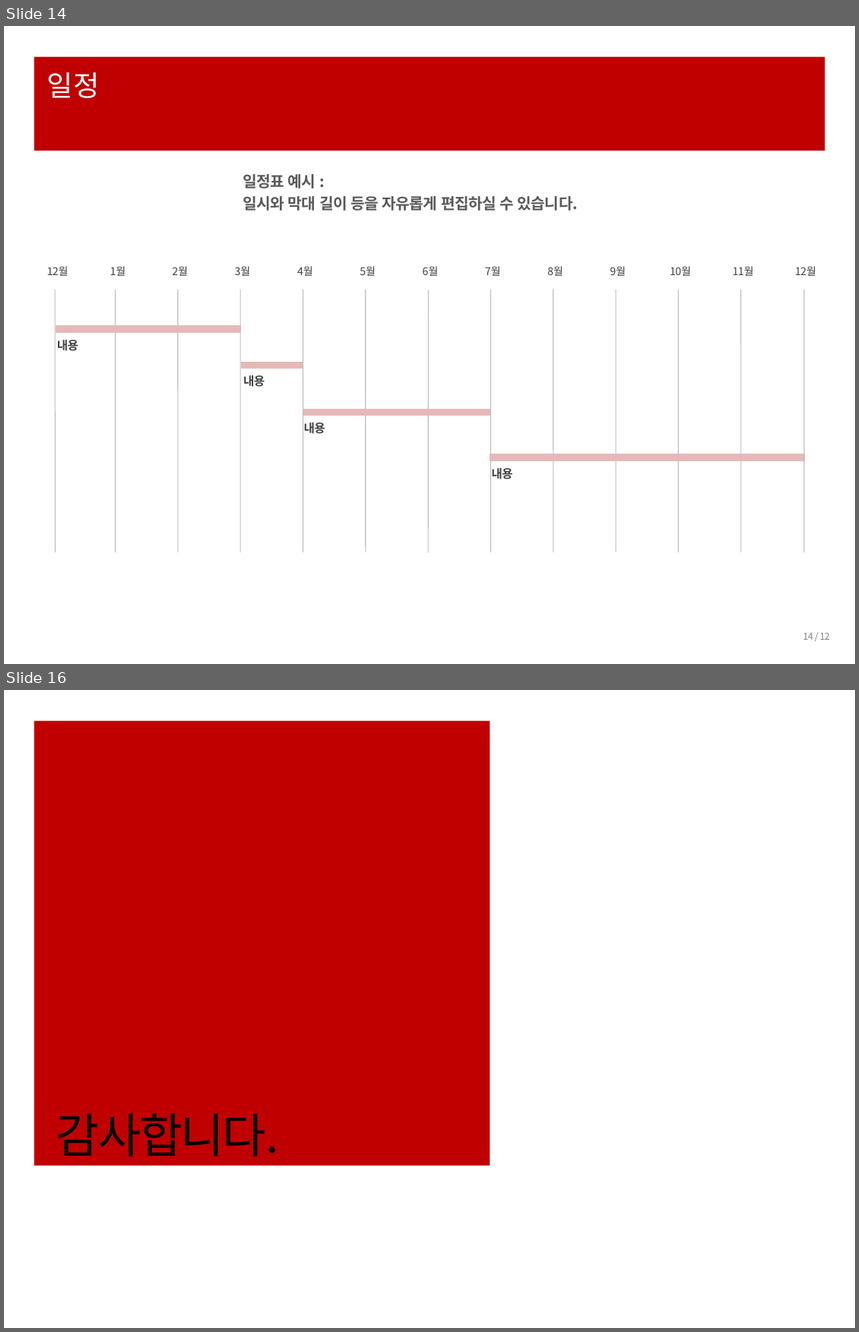
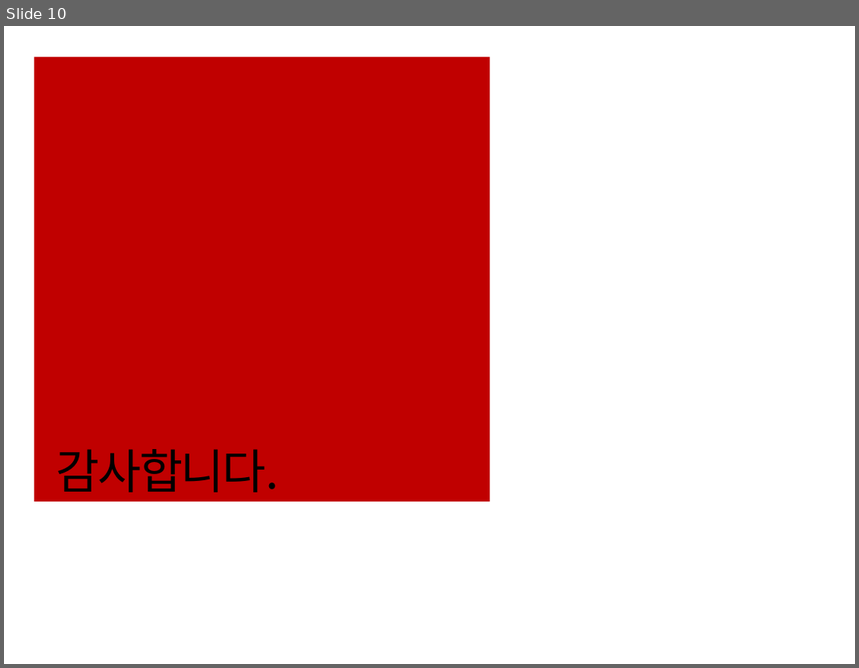
Before and after one commit to ParkHwan/R-studio, a slide deck: project/발표용(이경재) ppt.pptx. Shown one above the other, each under a label of ours: slides 14 and 16 before the commit, slide 10 after it; the slides between them are not shown. The pictures are 859x1332 and 859x668 pixels, drawn with LibreOffice and Linux fonts; fonts in the diff are those of the drawing. Boxes give left, top, right and bottom in pixels: in the first picture for what was removed or moved away, otherwise in the second. Text is boxed around its words. In the diff, an @@ line names an element or a change of style, - is before the commit and + after.

```diff
--- a/project/발표용(이경재) ppt.pptx
+++ b/project/발표용(이경재) ppt.pptx
@@ slide 14 removed at (4, 26, 855, 664), background #FFFFFF @@
@@ rectangle removed at (34, 56, 825, 151) @@
@@ title removed at (47, 72, 100, 98) @@
-일정
@@ text removed at (243, 174, 578, 211) @@
-일정표 예시 :
-일시와 막대 길이 등을 자유롭게 편집하실 수 있습니다.
@@ group removed at (47, 266, 816, 553): 18 lines, 17 texts @@
-1월
-2월
-3월
-4월
-5월
-6월
-7월
-8월
-9월
-10월
-11월
-12월
-내용
-내용
-내용
-내용
-12월
@@ page number removed at (804, 633, 830, 640) @@
-14 / 12
@@ what was slide 16 is now slide 10 @@
```
Also in this commit, not shown: 6 slides changed, 2 slides added, 7 other slides removed.
